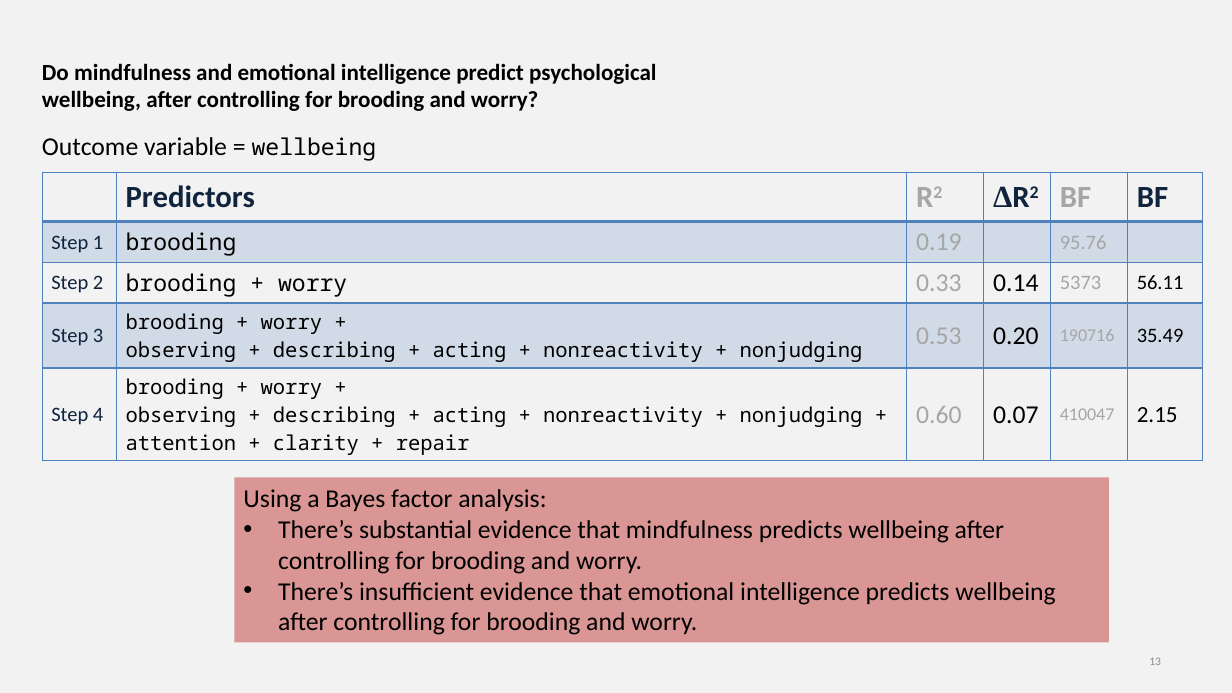
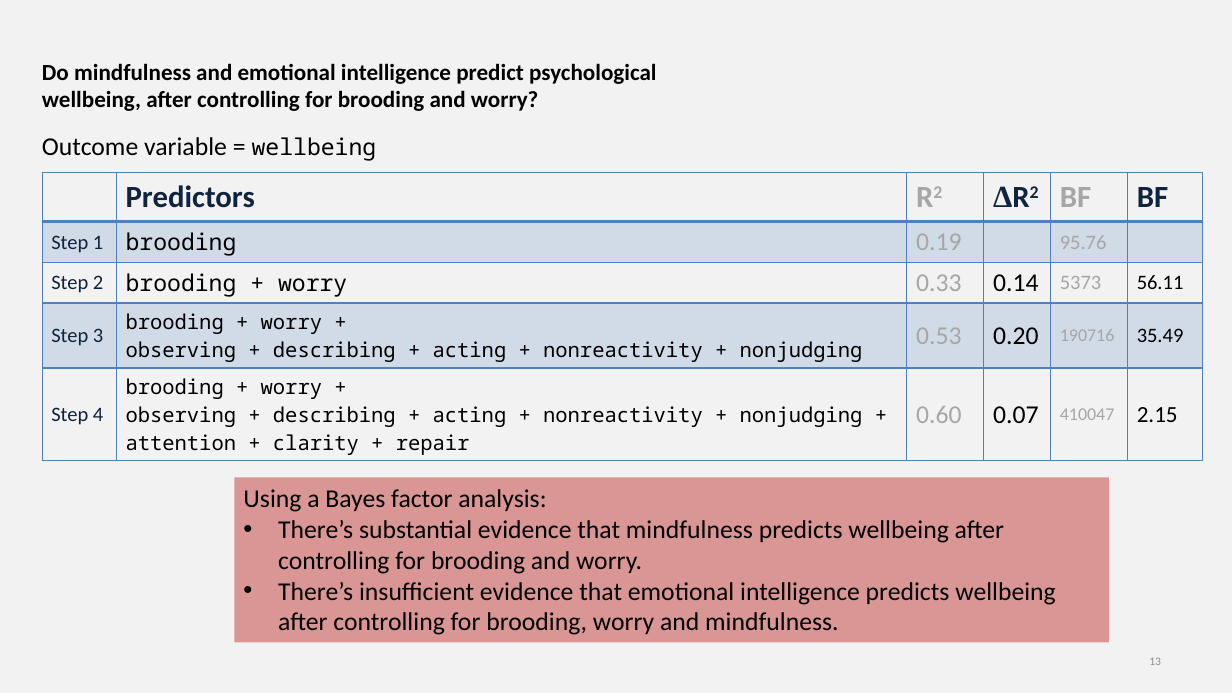
Before and after one commit to chrisjberry/datafluencyCB, a slide deck: slide 13 of docs/slides/PSYC753_L5_MultipleRegression3.pptx. Drawn at 1232x693 pixels with LibreOffice and Linux fonts; fonts in the diff are those of the drawing. Boxes give left, top, right and bottom in pixels: in the first picture for what was removed or moved away, otherwise in the second. Text is boxed around its words. In the diff, an @@ line names an element or a change of style, - is before the commit and + after.

```diff
--- a/docs/slides/PSYC753_L5_MultipleRegression3.pptx
+++ b/docs/slides/PSYC753_L5_MultipleRegression3.pptx
@@ text in rectangle at [278, 582, 1055, 635]: text changed @@
-• There’s insufficient evidence that emotional intelligence predicts wellbeing after controlling for brooding and worry.
+• There’s insufficient evidence that emotional intelligence predicts wellbeing after controlling for brooding, worry and mindfulness.
```
Also in this commit, not shown: 3 other slides changed.
